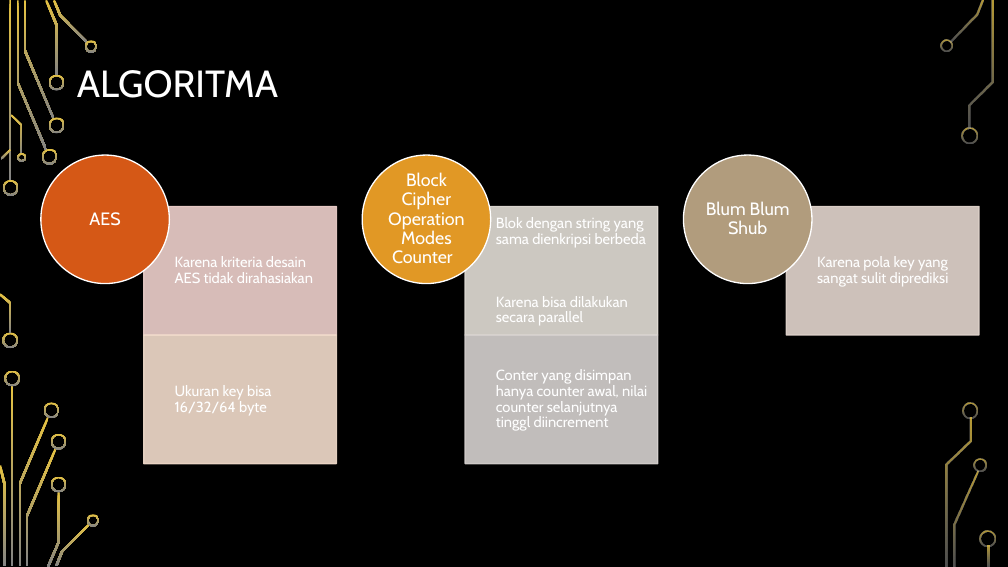
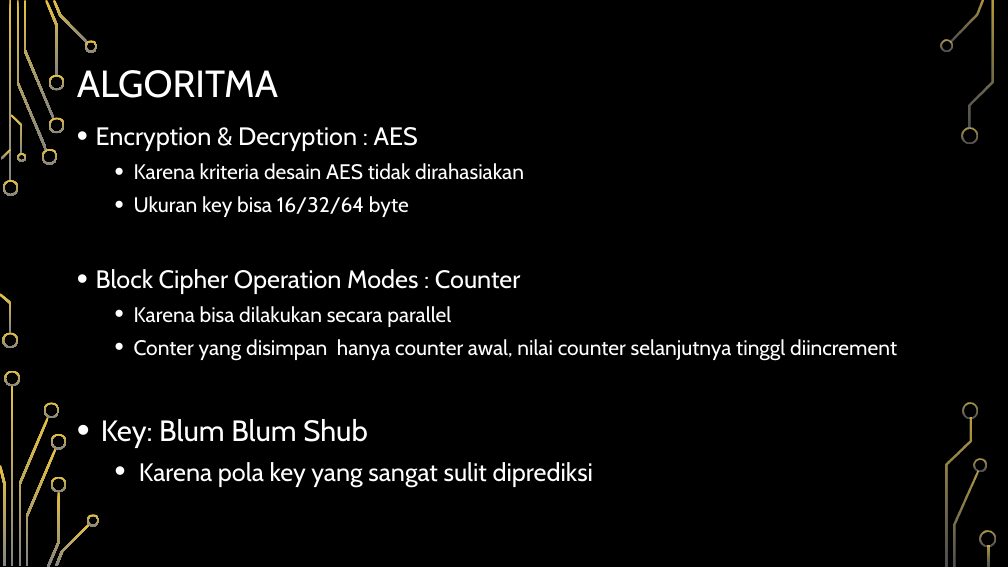
Before and after one commit to ericivander/kijchat, a slide deck: slide 2 of Related Document/kijChatSecure.pptx. Drawn at 1008x567 pixels with LibreOffice and Linux fonts; fonts in the diff are those of the drawing; background and template pictures are left out. Boxes give left, top, right and bottom in pixels: in the first picture for what was removed or moved away, otherwise in the second. Text is boxed around its words. In the diff, an @@ line names an element or a change of style, - is before the commit and + after.

Commit message:
update ppt

```diff
--- a/Related Document/kijChatSecure.pptx
+++ b/Related Document/kijChatSecure.pptx
@@ text added at (96,127,897,487), 20 pt, text #FFFFFF @@
+• Encryption & Decryption : AES
+  • Karena kriteria desain AES tidak dirahasiakan
+  • Ukuran key bisa 16/32/64 byte
+• Block Cipher Operation Modes : Counter
+  • Karena bisa dilakukan secara parallel
+  • Conter yang disimpan hanya counter awal, nilai counter selanjutnya tinggl diincrement
+  • Key: Blum Blum Shub
+    • Karena pola key yang sangat sulit diprediksi
@@ group removed at (41,155,979,464): 8 texts, 5 rectangles, 3 ellipses @@
-Karena kriteria desain AES tidak dirahasiakan
-Ukuran key bisa 16/32/64 byte
-AES
-Blok dengan string yang sama dienkripsi berbeda
-Karena bisa dilakukan secara parallel
-Conter yang disimpan hanya counter awal, nilai counter selanjutnya tinggl diincrement
-Block Cipher Operation Modes Counter
-Karena pola key yang sangat sulit diprediksi
-Blum Blum Shub
```
Also in this commit, not shown: 3 other slides changed.
